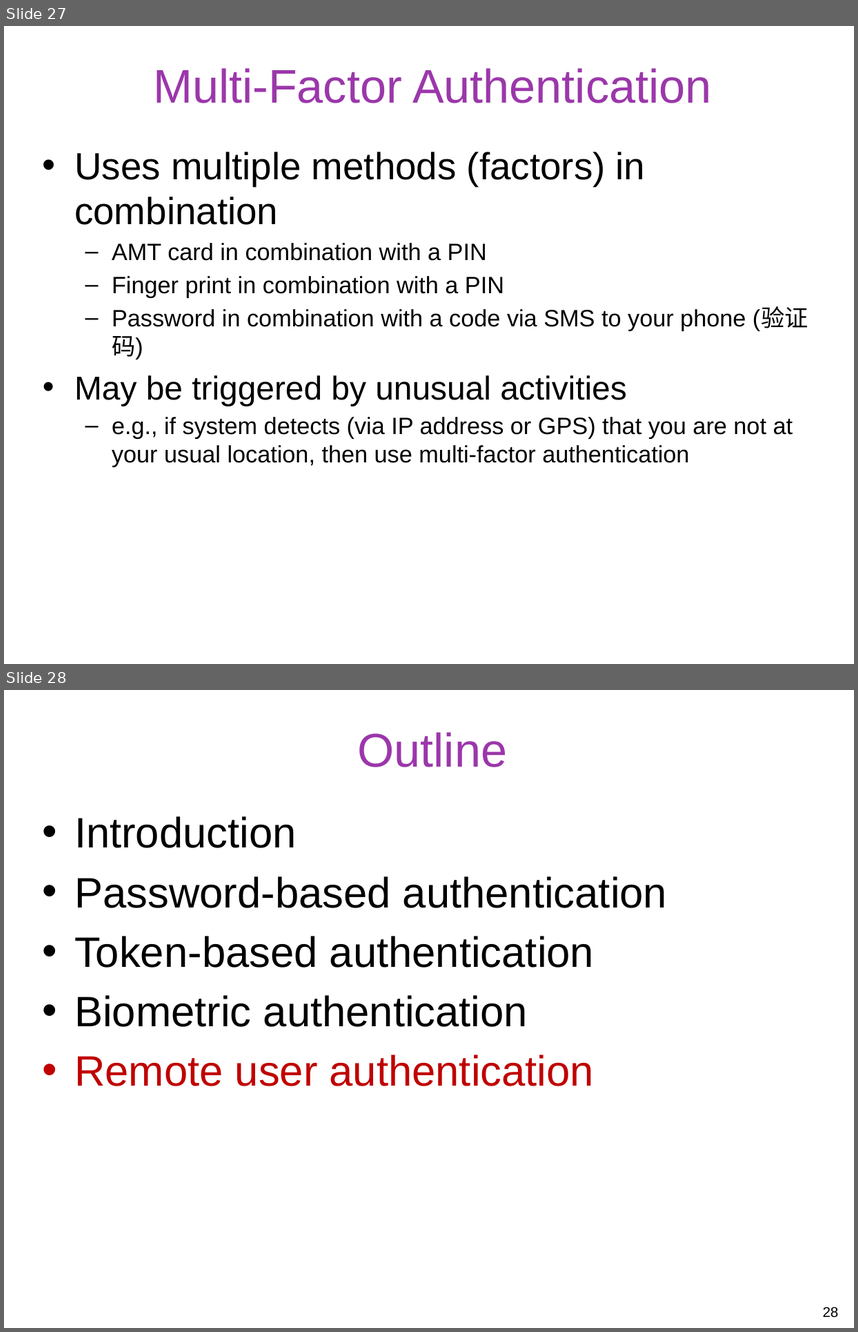
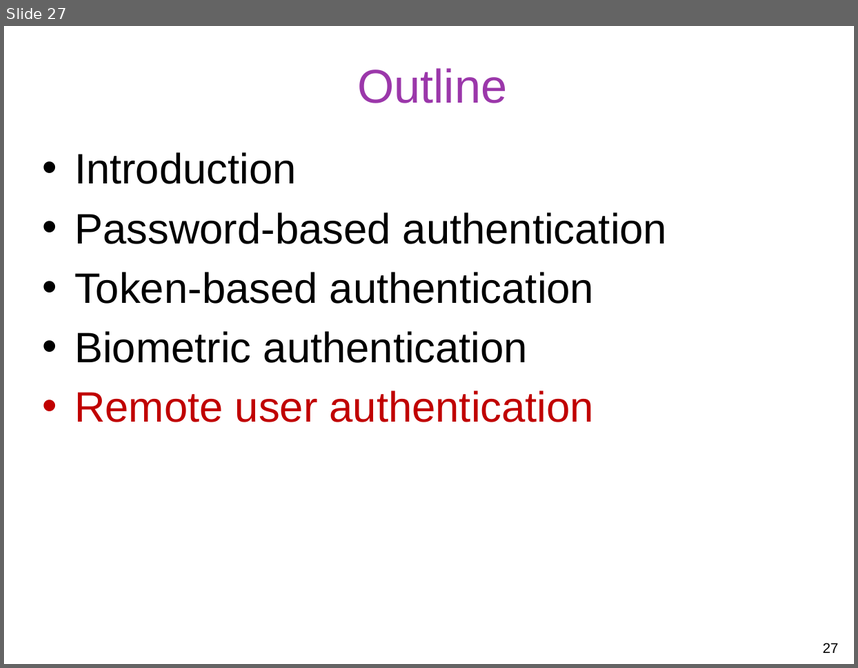
Before and after one commit to gulaoshi/gu.github.io, a slide deck: InfoSec/PPTs/L3-CH03-User Authentication.pptx. Shown one above the other, each under a label of ours: slides 27 and 28 before the commit, slide 27 after it. The pictures are 858x1332 and 858x668 pixels, drawn with LibreOffice and Linux fonts; fonts in the diff are those of the drawing. Boxes give left, top, right and bottom in pixels: in the first picture for what was removed or moved away, otherwise in the second. Text is boxed around its words. In the diff, an @@ line names an element or a change of style, - is before the commit and + after.

```diff
--- a/InfoSec/PPTs/L3-CH03-User Authentication.pptx
+++ b/InfoSec/PPTs/L3-CH03-User Authentication.pptx
@@ slide 27 removed at (x1=4, y1=26, x2=854, y2=664), background #FFFFFF @@
@@ title removed at (x1=153, y1=68, x2=711, y2=103) @@
-Multi-Factor Authentication
@@ text removed at (x1=74, y1=152, x2=809, y2=467) @@
-• Uses multiple methods (factors) in combination
-  – AMT card in combination with a PIN
-  – Finger print in combination with a PIN
-  – Password in combination with a code via SMS to your phone (验证码)
-• May be triggered by unusual activities
-  – e.g., if system detects (via IP address or GPS) that you are not at your usual location, then use multi-factor authentication
@@ what was slide 28 is now slide 27 @@
@@ page number at (x1=823, y1=642, x2=839, y2=653): text changed @@
-28
+27
```
Also in this commit, not shown: 10 slides changed, 2 other files.
